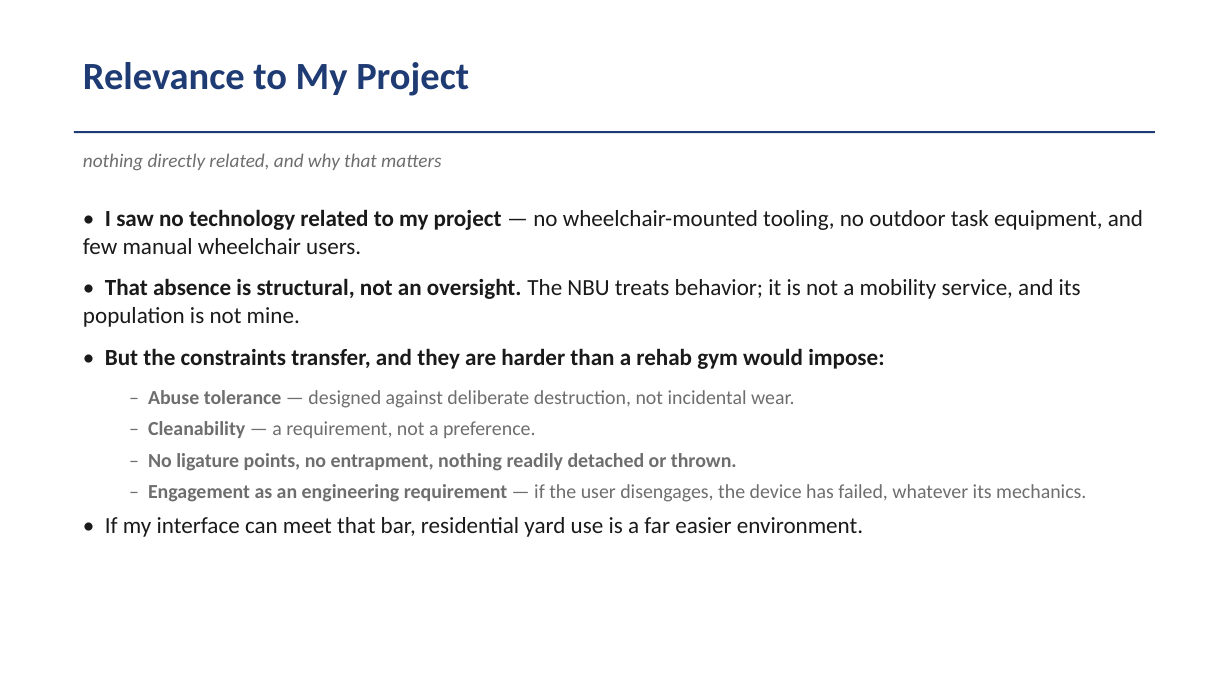
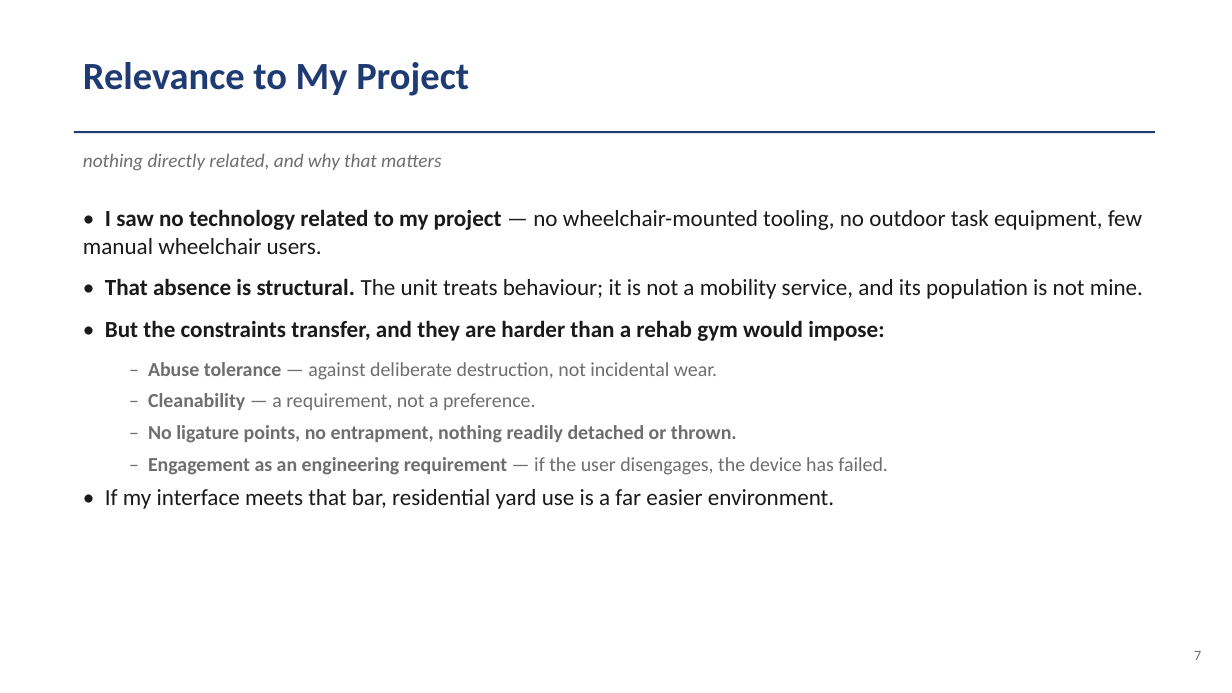
Before and after one commit to VanceVan/cccoding, a slide deck: slide 7 of module-10/Module_10_Rehab_Center_Experience.pptx. Drawn at 1232x693 pixels with LibreOffice and Linux fonts; fonts in the diff are those of the drawing. Boxes give left, top, right and bottom in pixels: in the first picture for what was removed or moved away, otherwise in the second. Text is boxed around its words. In the diff, an @@ line names an element or a change of style, - is before the commit and + after.

```diff
--- a/module-10/Module_10_Rehab_Center_Experience.pptx
+++ b/module-10/Module_10_Rehab_Center_Experience.pptx
@@ text at (83,209,1143,299): text changed @@
-• I saw no technology related to my project — no wheelchair-mounted tooling, no outdoor task equipment, and few manual wheelchair users.
-• That absence is structural, not an oversight. The NBU treats behavior; it is not a mobility service, and its population is not mine.
+• I saw no technology related to my project — no wheelchair-mounted tooling, no outdoor task equipment, few manual wheelchair users.
+• That absence is structural. The unit treats behaviour; it is not a mobility service, and its population is not mine.
@@ text at (148,362,717,380): text changed @@
-  – Abuse tolerance — designed against deliberate destruction, not incidental wear.
+  – Abuse tolerance — against deliberate destruction, not incidental wear.
@@ text at (105,457,888,509): text changed @@
-  – Engagement as an engineering requirement — if the user disengages, the device has failed, whatever its mechanics.
-• If my interface can meet that bar, residential yard use is a far easier environment.
+  – Engagement as an engineering requirement — if the user disengages, the device has failed.
+• If my interface meets that bar, residential yard use is a far easier environment.
@@ text added at (1194,651,1201,660), 11 pt, text #6E6E6E @@
+7
```
Also in this commit, not shown: 11 other slides changed, 10 other files.
